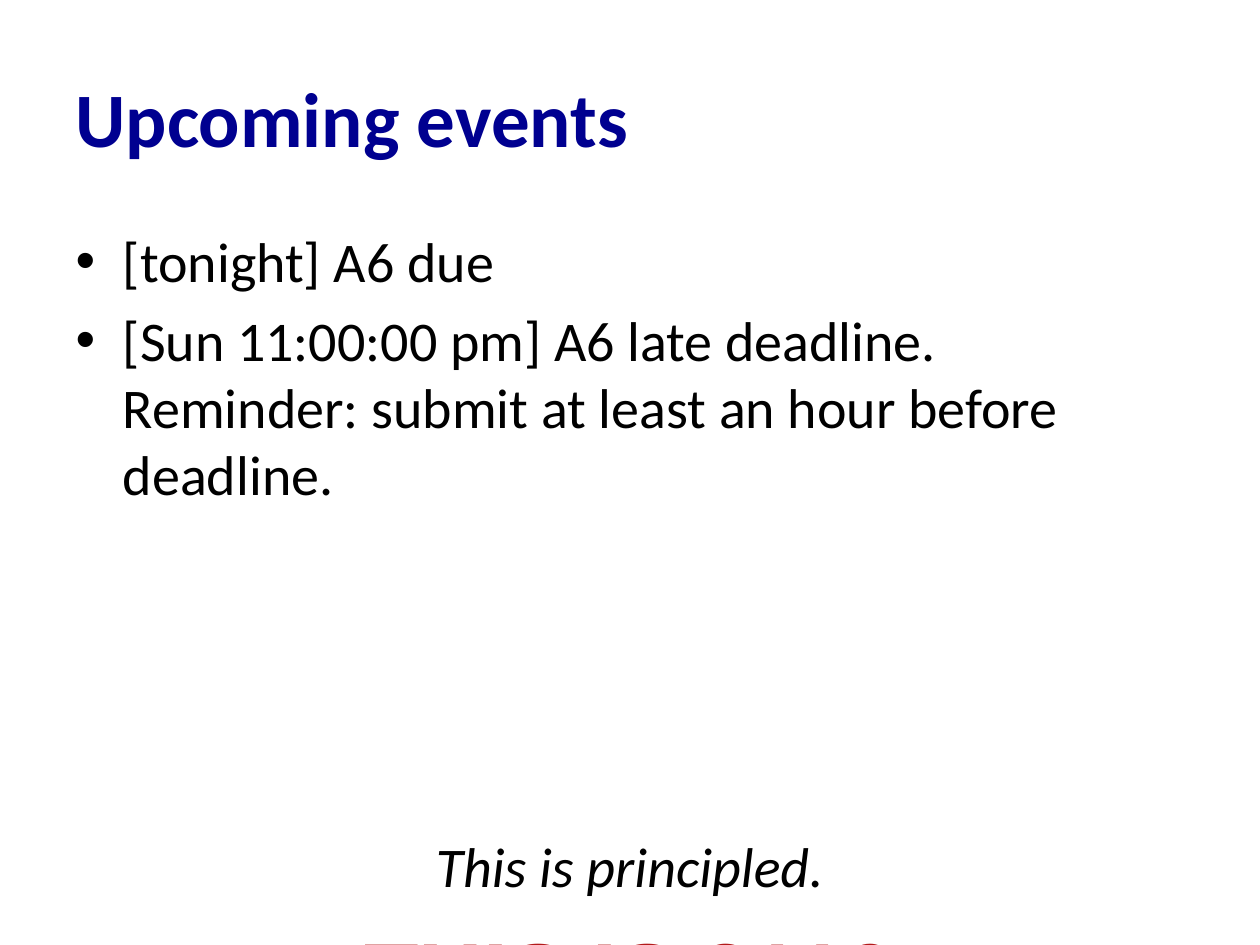
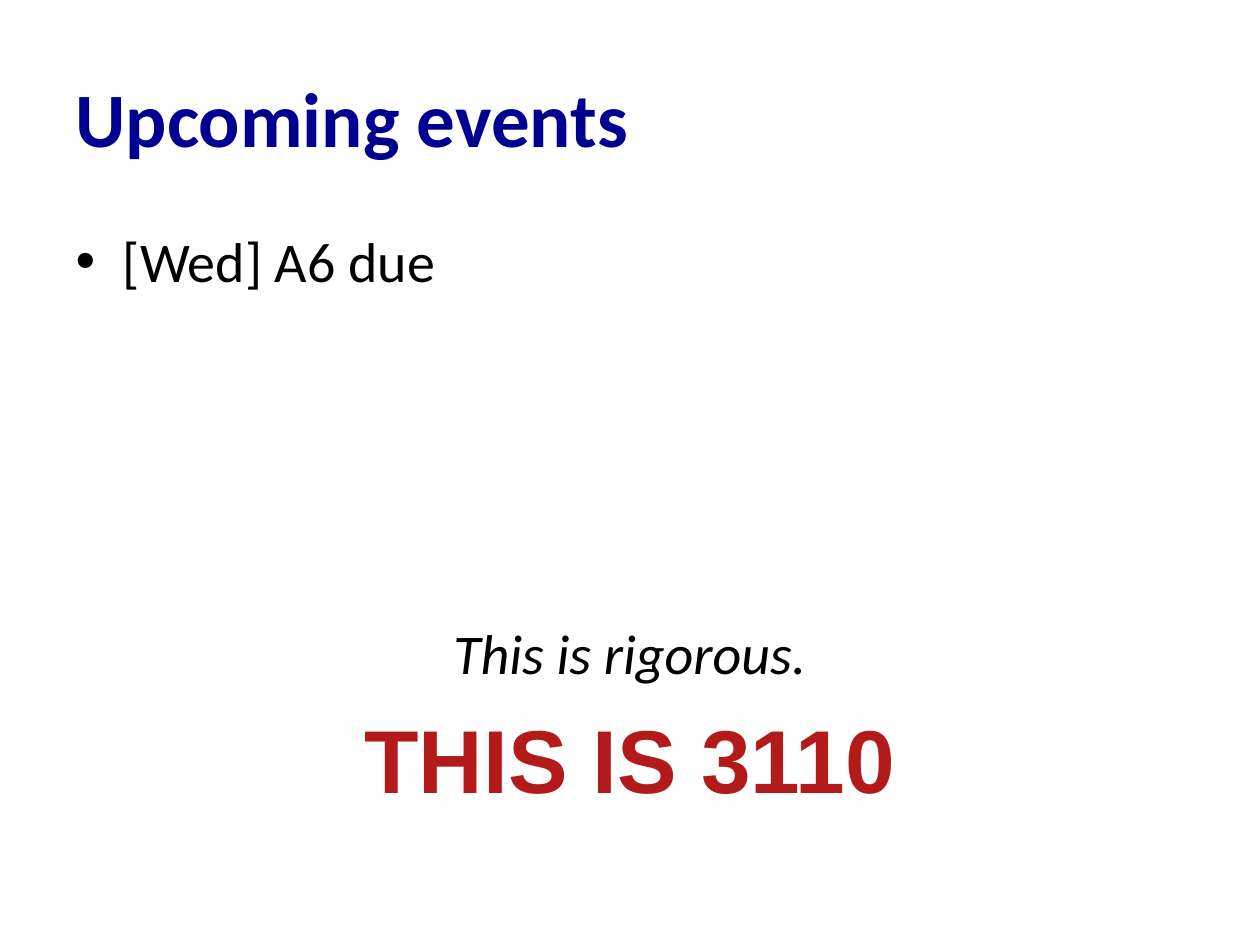
Before and after one commit to cs3110/materials-2019fa, a slide deck: slide 35 of 20-proofs/lec.pptx (slide 23 before the commit). Drawn at 1260x945 pixels with LibreOffice and Linux fonts; fonts in the diff are those of the drawing. Boxes give left, top, right and bottom in pixels: in the first picture for what was removed or moved away, otherwise in the second. Text is boxed around its words. In the diff, an @@ line names an element or a change of style, - is before the commit and + after.

```diff
--- a/20-proofs/lec.pptx
+++ b/20-proofs/lec.pptx
@@ text at (x1=123, y1=241, x2=806, y2=684): text changed; italic on @@
-  • [tonight] A6 due
-  • [Sun 11:00:00 pm] A6 late deadline. Reminder: submit at least an hour before deadline.
-This is principled.
+  • [Wed] A6 due
+This is rigorous.
```
Also in this commit, not shown: 3 other slides changed, 28 slides added, 16 slides removed, 1 other file.
